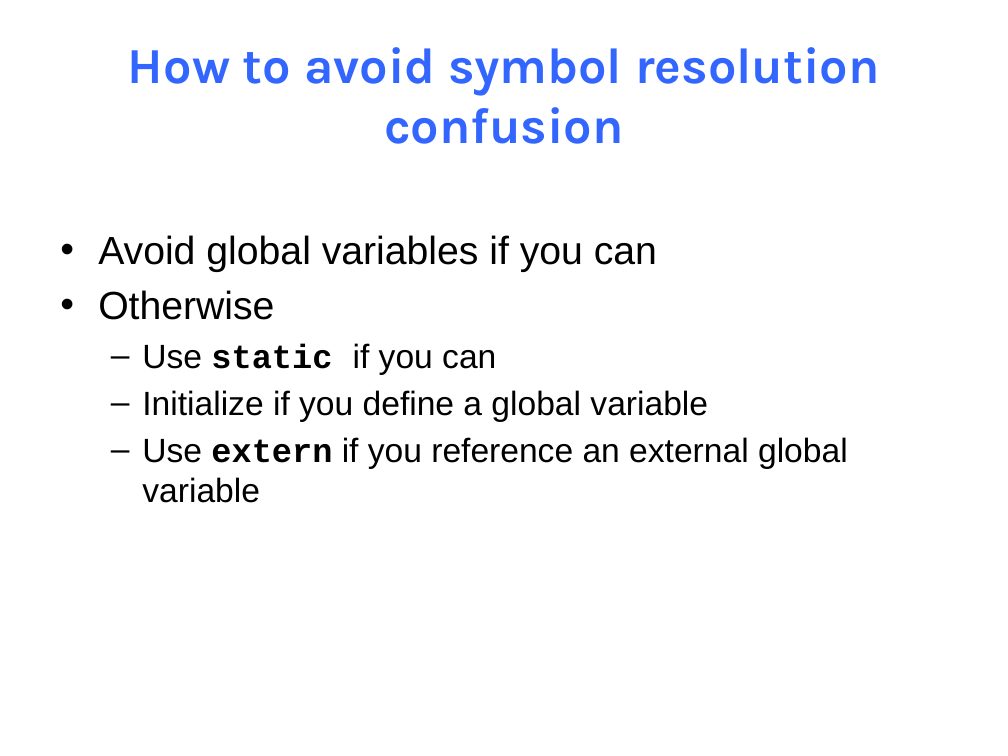
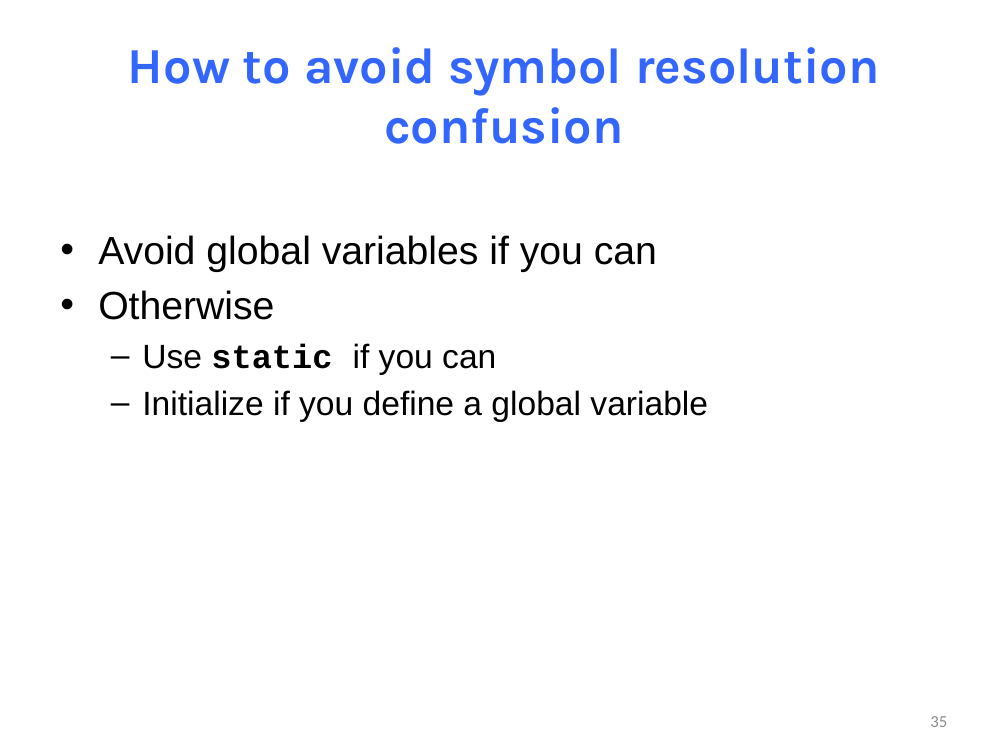
Before and after one commit to NYU-CSO/nyu-cso.github.io, a slide deck: slide 35 of notes/13-optimization-linking.pptx (slide 34 before the commit). Drawn at 1008x756 pixels with LibreOffice and Linux fonts; fonts in the diff are those of the drawing. Boxes give left, top, right and bottom in pixels: in the first picture for what was removed or moved away, otherwise in the second. Text is boxed around its words. In the diff, an @@ line names an element or a change of style, - is before the commit and + after.

```diff
--- a/notes/13-optimization-linking.pptx
+++ b/notes/13-optimization-linking.pptx
@@ text at bbox=[142, 437, 848, 503]: paragraph removed @@
-  – Use extern if you reference an external global variable
@@ page number added at bbox=[930, 716, 947, 727], 12 pt, text #8C8C8C @@
+35
```
Also in this commit, not shown: 39 other slides changed, 2 slides added, 3 other files.
